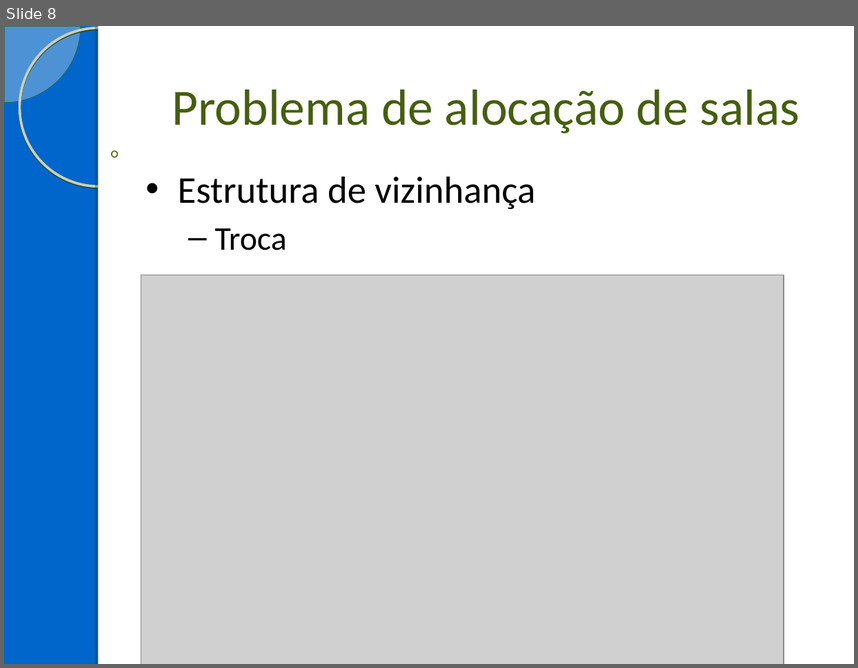
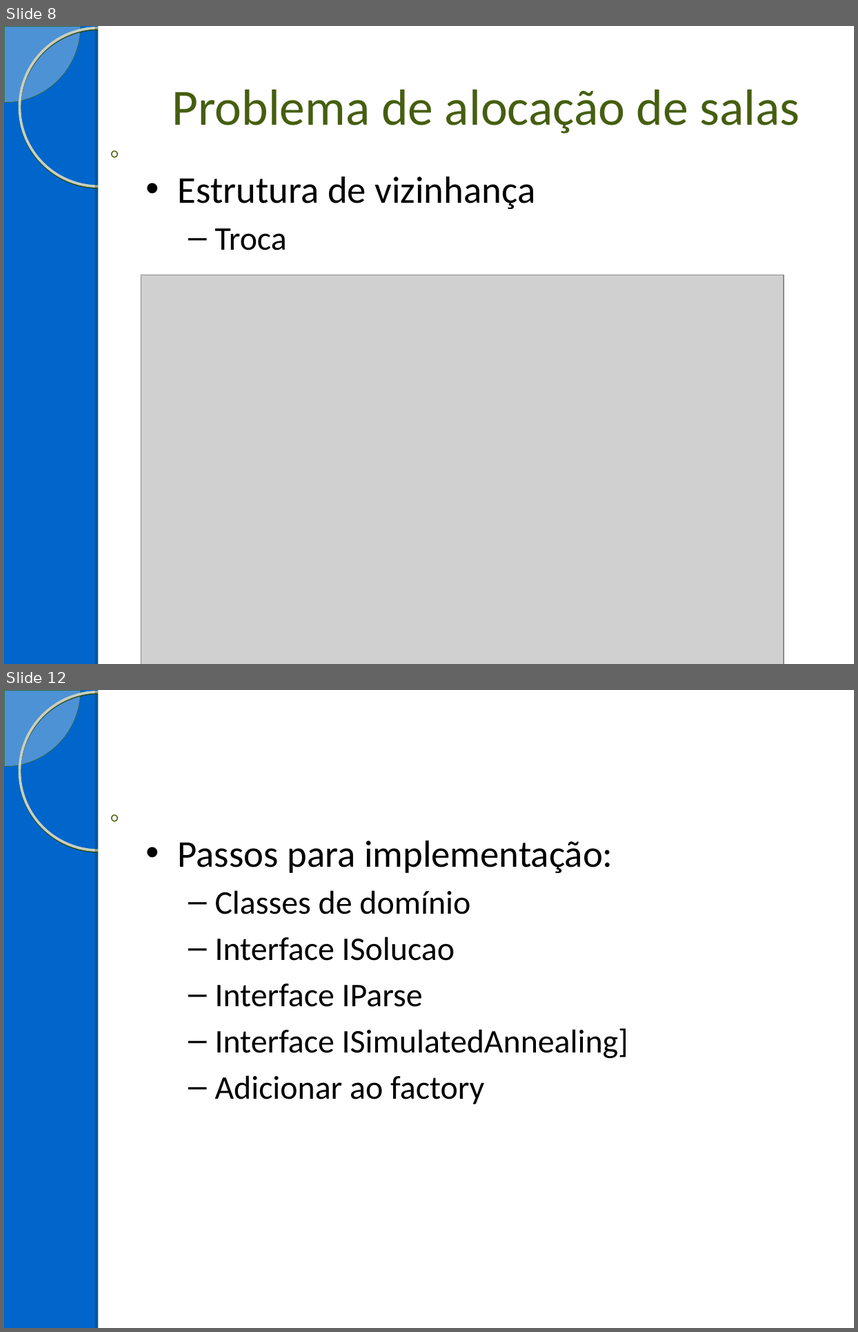
Before and after one commit to Hanniere/projeto-final-ipo, a slide deck: Apresentação/Apresentação.ppt. Shown one above the other, each under a label of ours: slide 8 before the commit, slides 8 and 12 after it; the slides between them are not shown. The pictures are 858x668 and 858x1332 pixels, drawn with LibreOffice and Linux fonts; fonts in the diff are those of the drawing; grey boxes stand for pictures; background and template pictures are left out. Boxes give left, top, right and bottom in pixels: in the first picture for what was removed or moved away, otherwise in the second. Text is boxed around its words. In the diff, an @@ line names an element or a change of style, - is before the commit and + after.

```diff
--- a/Apresentação/Apresentação.ppt
+++ b/Apresentação/Apresentação.ppt
@@ slide 12 added at [4, 690, 854, 1328], background #0066CC; not listed: 5 template elements that a slide beside it also shows @@
@@ text added at [178, 840, 628, 1104], 28 pt, text #000000 @@
+• Passos para implementação:
+  – Classes de domínio
+  – Interface ISolucao
+  – Interface IParse
+  – Interface ISimulatedAnnealing]
+  – Adicionar ao factory
```
Also in this commit, not shown: 1 slide changed, 4 other slides added, 1 other file.
